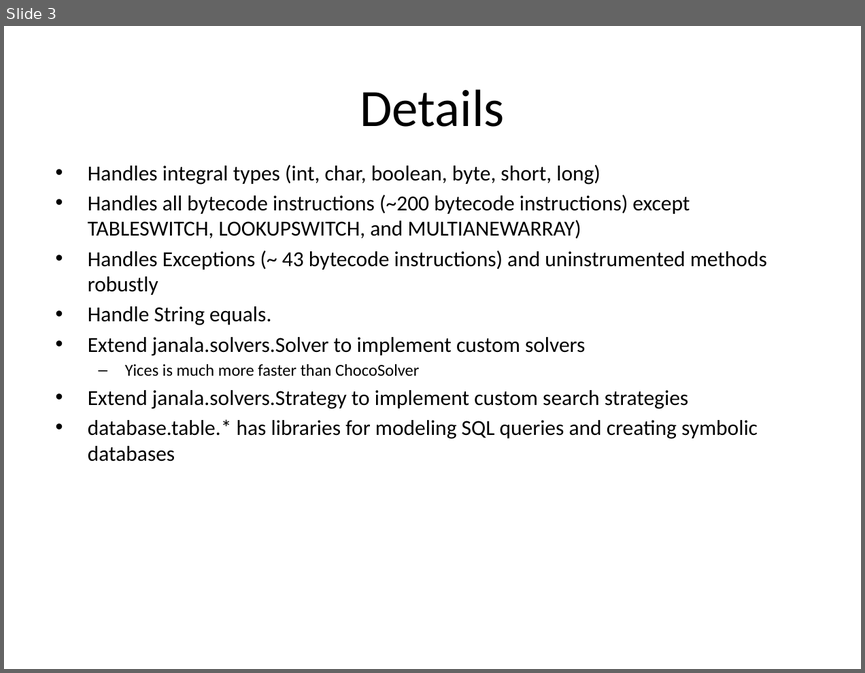
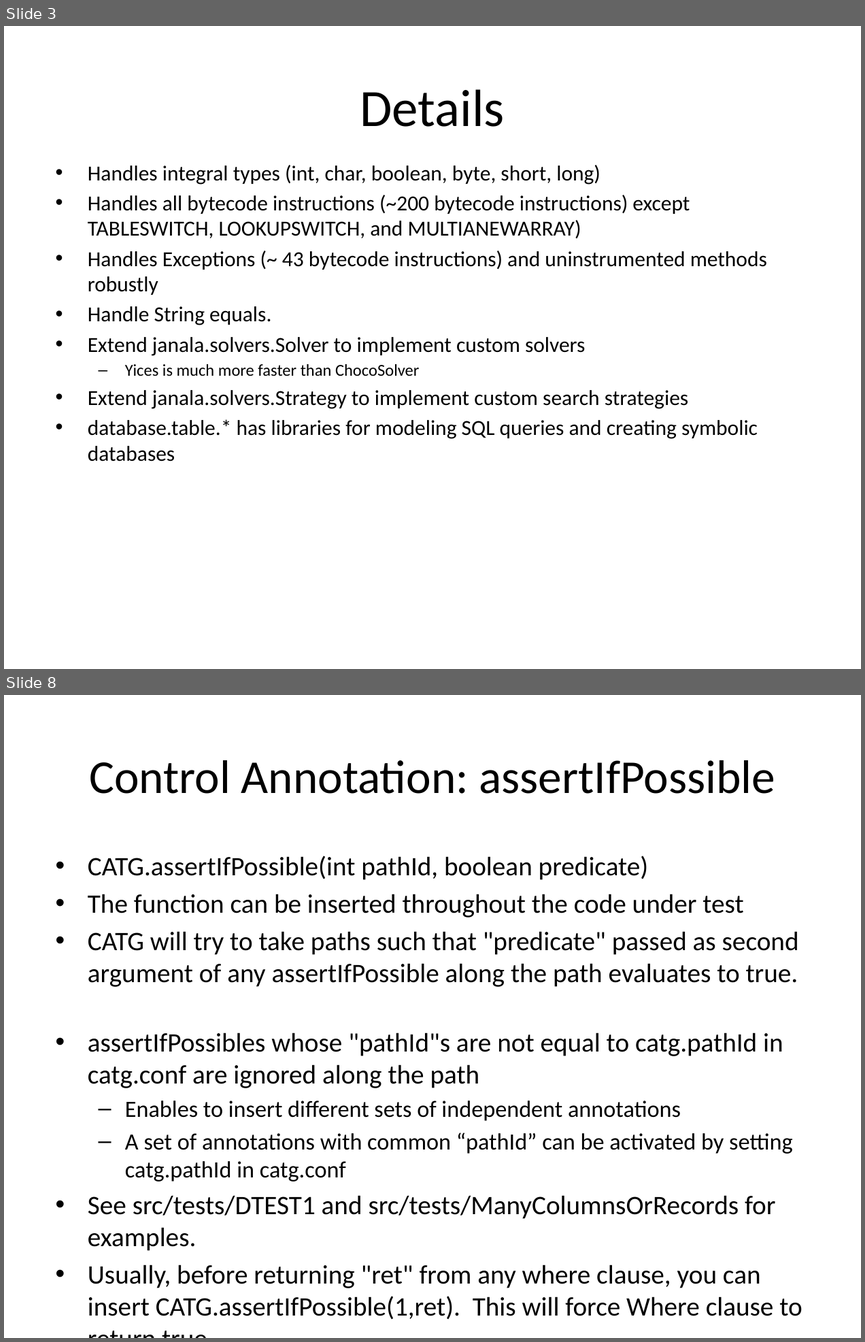
Before and after one commit to ksen007/janala2, a slide deck: janala.pptx. Shown one above the other, each under a label of ours: slide 3 before the commit, slides 3 and 8 after it; the slides between them are not shown. The pictures are 865x673 and 865x1342 pixels, drawn with LibreOffice and Linux fonts; fonts in the diff are those of the drawing. Boxes give left, top, right and bottom in pixels: in the first picture for what was removed or moved away, otherwise in the second. Text is boxed around its words. In the diff, an @@ line names an element or a change of style, - is before the commit and + after.

Commit message:
updated slides

```diff
--- a/janala.pptx
+++ b/janala.pptx
@@ slide 8 added at (x1=4, y1=695, x2=861, y2=1338), background #FFFFFF @@
@@ title added at (x1=89, y1=760, x2=775, y2=794), 39.6 pt, text #000000 @@
+Control Annotation: assertIfPossible
@@ text added at (x1=88, y1=855, x2=802, y2=1319), 22.4 pt, text #000000 @@
+• CATG.assertIfPossible(int pathId, boolean predicate)
+• The function can be inserted throughout the code under test
+• CATG will try to take paths such that "predicate" passed as second argument of any assertIfPossible along the path evaluates to true.
+• assertIfPossibles whose "pathId"s are not equal to catg.pathId in catg.conf are ignored along the path
+  – Enables to insert different sets of independent annotations
+  – A set of annotations with common “pathId” can be activated by setting catg.pathId in catg.conf
+• See src/tests/DTEST1 and src/tests/ManyColumnsOrRecords for examples.
+• Usually, before returning "ret" from any where clause, you can insert CATG.assertIfPossible(1,ret). This will force Where clause to return true.
```
Also in this commit, not shown: 9 other slides added, 2 other files.
